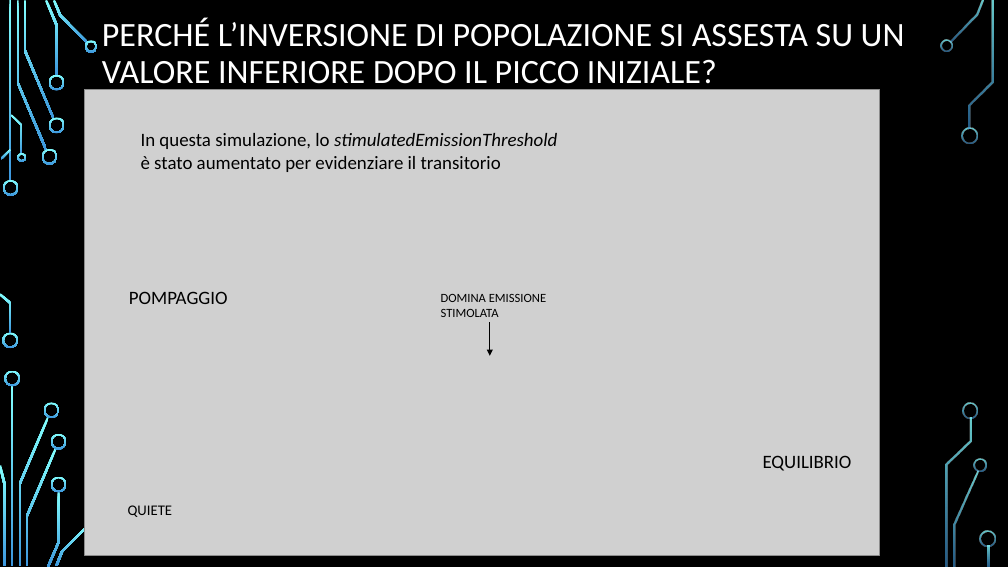
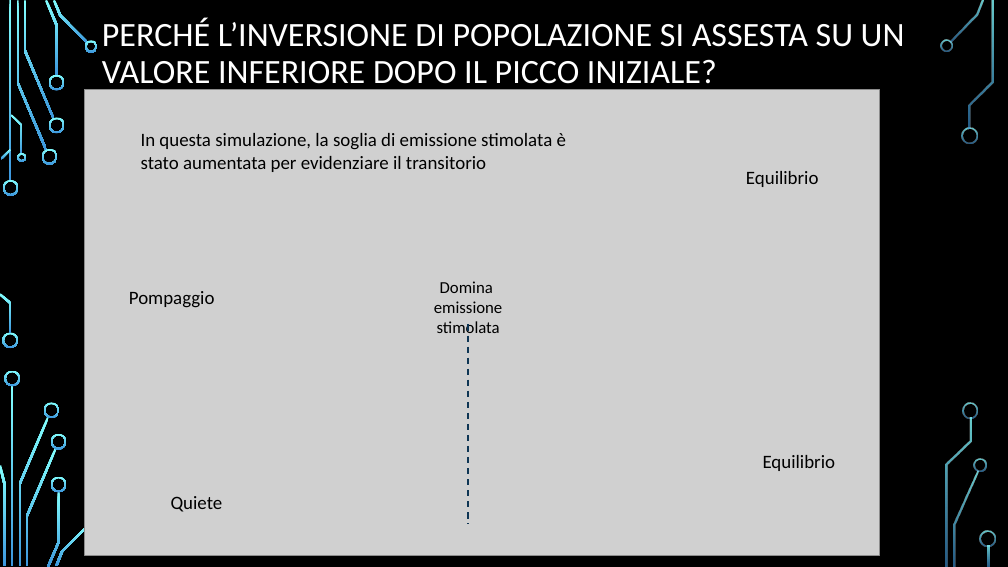
Before and after one commit to Frank01001/LASER-Dynamics-Simulation, a slide deck: slide 14 of Presentation/PresentazioneDispositivi.pptx. Drawn at 1008x567 pixels with LibreOffice and Linux fonts; fonts in the diff are those of the drawing; grey boxes stand for pictures; background and template pictures are left out. Boxes give left, top, right and bottom in pixels: in the first picture for what was removed or moved away, otherwise in the second. Text is boxed around its words. In the diff, an @@ line names an element or a change of style, - is before the commit and + after.

```diff
--- a/Presentation/PresentazioneDispositivi.pptx
+++ b/Presentation/PresentazioneDispositivi.pptx
@@ text at [141, 133, 566, 172]: text changed @@
-In questa simulazione, lo stimulatedEmissionThreshold è stato aumentato per evidenziare il transitorio
+In questa simulazione, la soglia di emissione stimolata è stato aumentata per evidenziare il transitorio
@@ text added at [746, 171, 818, 187], 18 pt, text #000000 @@
+Equilibrio
@@ text at [129, 291, 215, 308]: text changed @@
-POMPAGGIO
+Pompaggio
@@ text at [434, 281, 502, 337]: text changed; size 12 to 16 pt @@
-DOMINA EMISSIONE STIMOLATA
+Domina
+emissione stimolata
@@ line added from (468, 324) to (468, 524), #0E3554 1.5 pt dashed @@
@@ arrow removed from (490, 322) to (490, 356) @@
@@ text at [763, 455, 835, 471]: text changed @@
-EQUILIBRIO
+Equilibrio
@@ text at [171, 496, 223, 512]: text changed; size 14 to 18 pt @@
-QUIETE
+Quiete
```
Also in this commit, not shown: 14 other slides changed, 2 other files.
